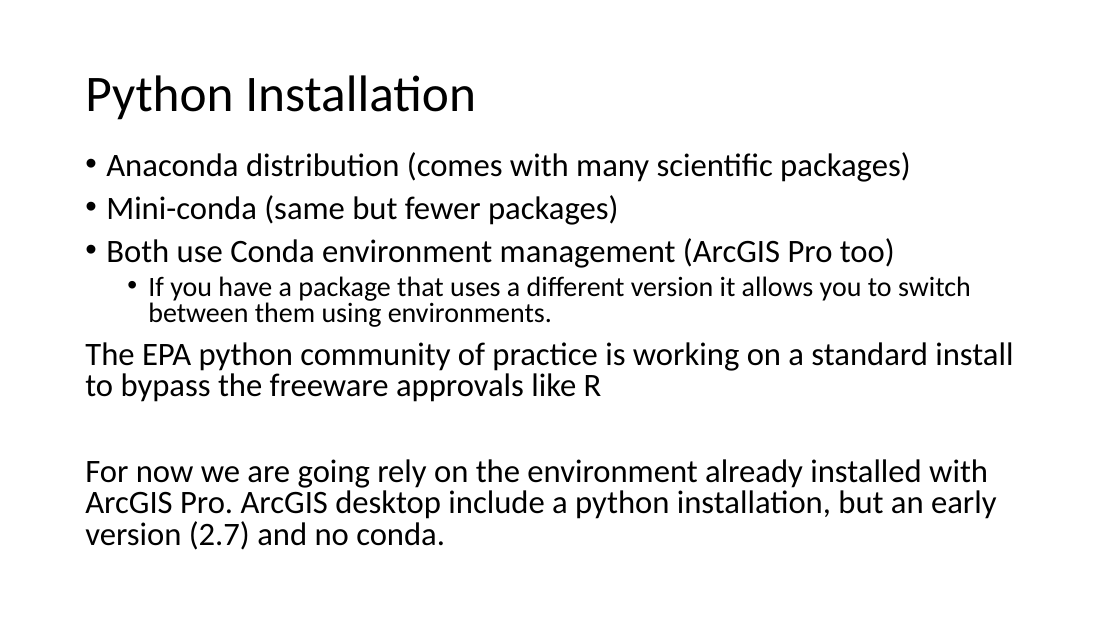
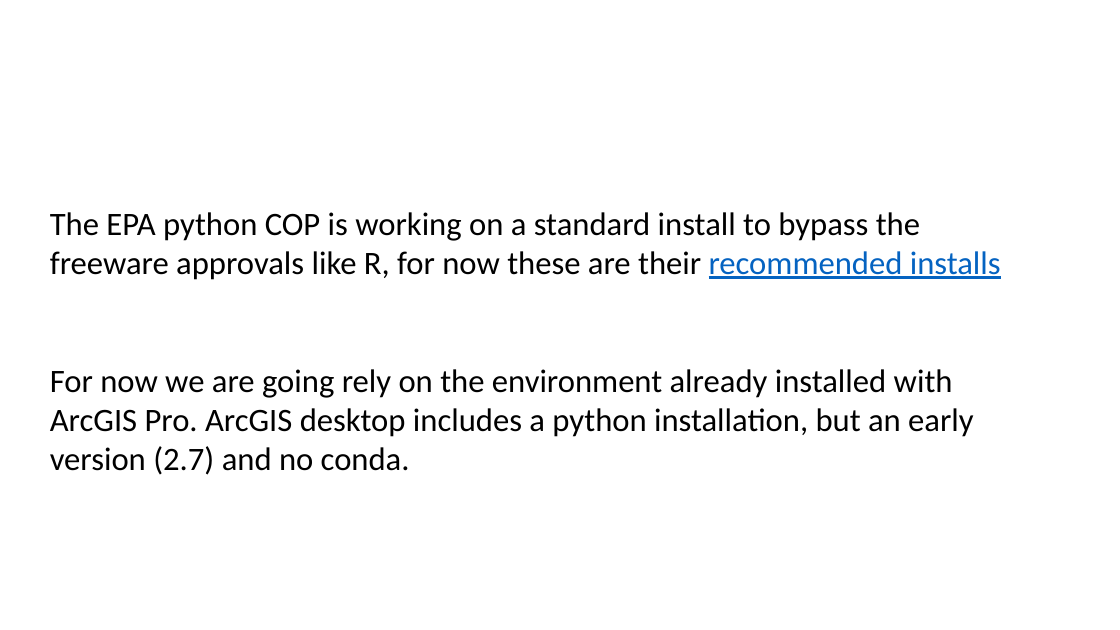
Before and after one commit to jbousquin/py_workgroup, a slide deck: slide 5 of slides/GED_Python_Workgroup_2020_02_20.pptx (slide 4 before the commit). Drawn at 1120x630 pixels with LibreOffice and Linux fonts; fonts in the diff are those of the drawing. Boxes give left, top, right and bottom in pixels: in the first picture for what was removed or moved away, otherwise in the second. Text is boxed around its words. In the diff, an @@ line names an element or a change of style, - is before the commit and + after.

Commit message:
Updated slides

```diff
--- a/slides/GED_Python_Workgroup_2020_02_20.pptx
+++ b/slides/GED_Python_Workgroup_2020_02_20.pptx
@@ title removed at (x1=85, y1=75, x2=476, y2=120) @@
-Python Installation
@@ text at (x1=50, y1=212, x2=1001, y2=475): text changed @@
-• Anaconda distribution (comes with many scientific packages)
-• Mini-conda (same but fewer packages)
-• Both use Conda environment management (ArcGIS Pro too)
-  • If you have a package that uses a different version it allows you to switch between them using environments.
-The EPA python community of practice is working on a standard install to bypass the freeware approvals like R
-For now we are going rely on the environment already installed with ArcGIS Pro. ArcGIS desktop include a python installation, but an early version (2.7) and no conda.
+The EPA python COP is working on a standard install to bypass the freeware approvals like R, for now these are their recommended installs
+For now we are going rely on the environment already installed with ArcGIS Pro. ArcGIS desktop includes a python installation, but an early version (2.7) and no conda.
```
Also in this commit, not shown: 1 other slide changed, 1 slide added.
